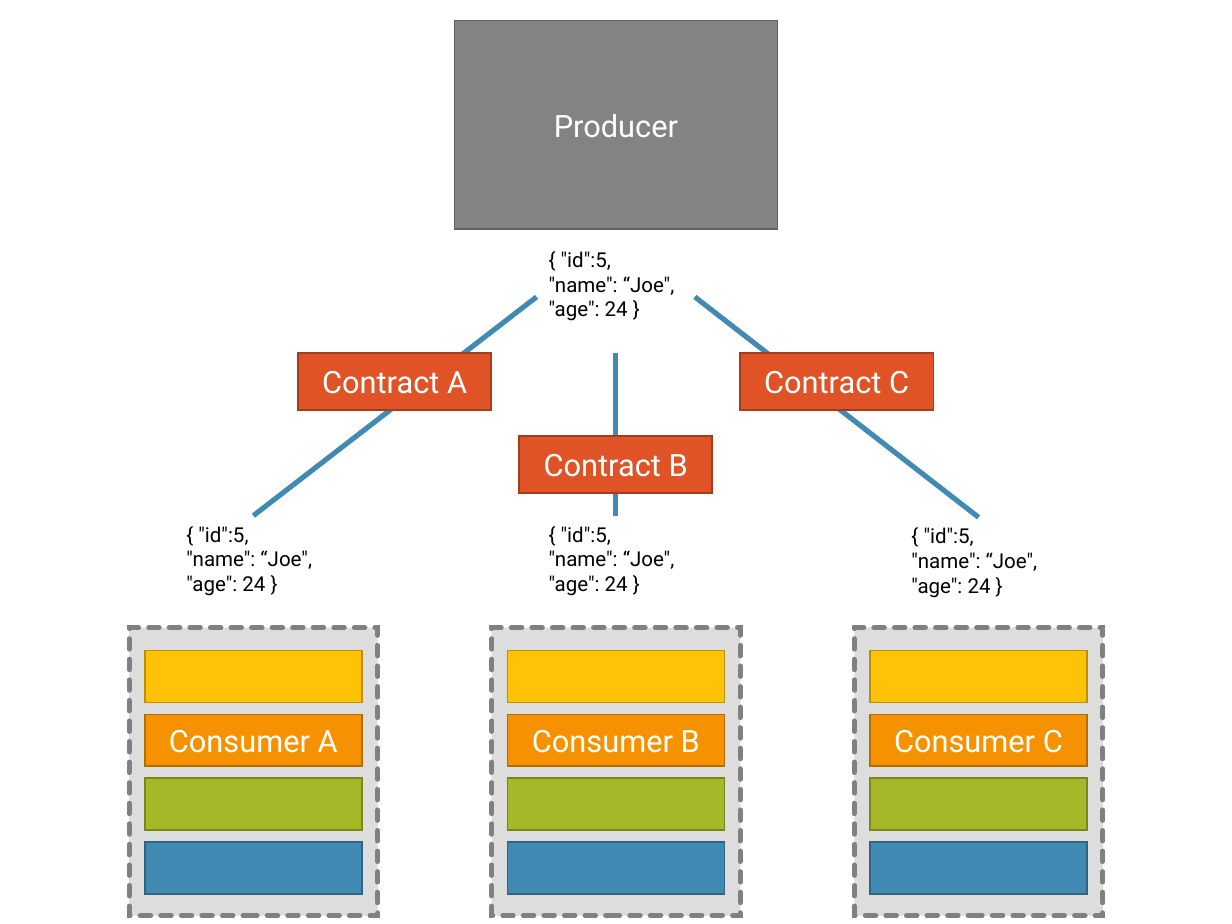
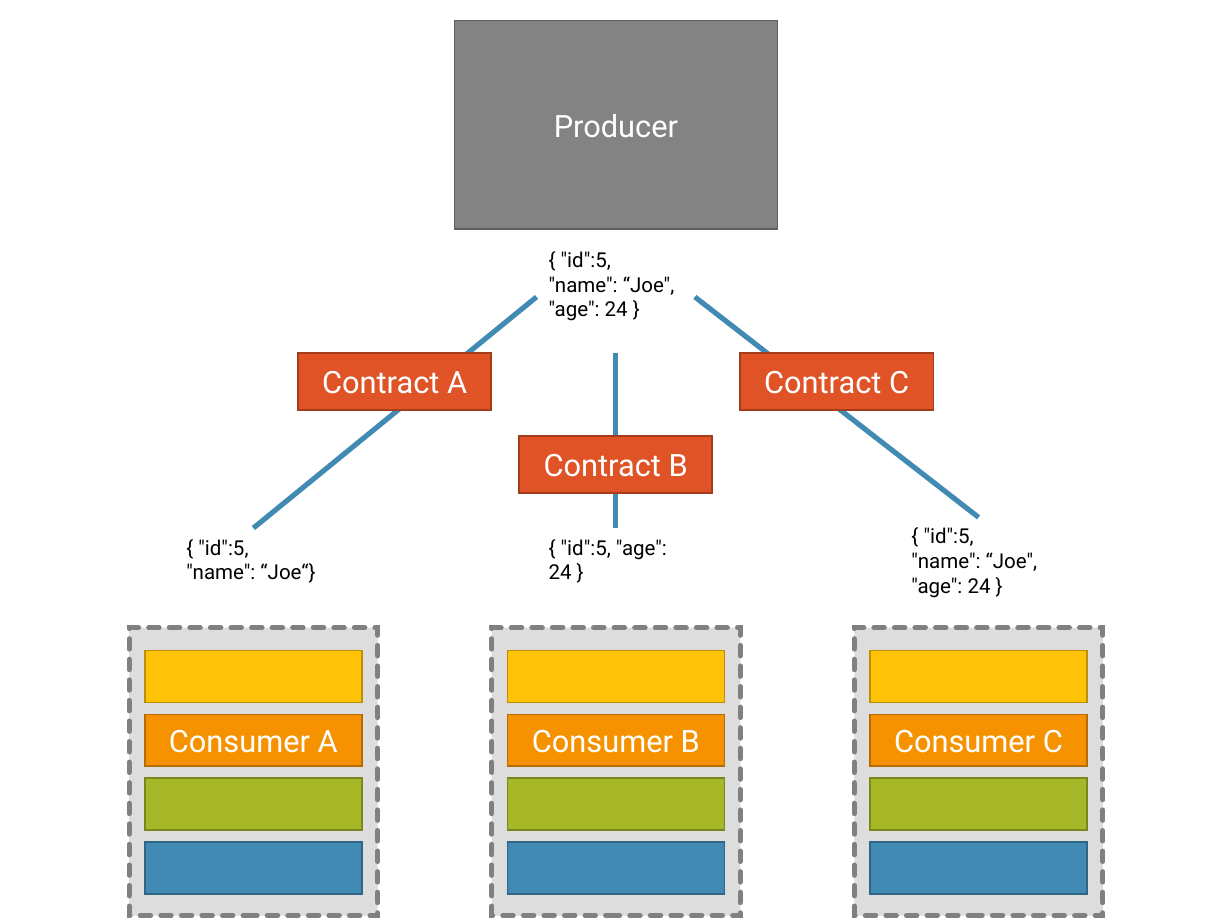
Before and after one commit to FabianWilms/hm-ba, a slide deck: slide 14 of images/ppt/graphics.pptx. Drawn at 1232x924 pixels with LibreOffice and Linux fonts; fonts in the diff are those of the drawing. Boxes give left, top, right and bottom in pixels: in the first picture for what was removed or moved away, otherwise in the second. Text is boxed around its words. In the diff, an @@ line names an element or a change of style, - is before the commit and + after.

```diff
--- a/images/ppt/graphics.pptx
+++ b/images/ppt/graphics.pptx
@@ line moved from (254, 516) - (537, 297) to (254, 529) - (537, 297) @@
@@ line moved from (616, 516) - (616, 352) to (616, 529) - (616, 352) @@
@@ text "{ "id":5,": place and size @@
-text "{ "id":5," at [186, 526, 312, 596]
+text "{ "id":5," at [186, 539, 315, 583]
@@ text "{ "id":5," at [186, 539, 315, 583]: vertical alignment top to middle @@
@@ text "{ "id":5, "age": 24 }" at [549, 539, 667, 579]: vertical alignment top to middle @@
@@ text at [549, 539, 667, 579]: text changed @@
-{ "id":5,
-"name": “Joe",
-"age": 24 }
+{ "id":5, "age": 24 }
@@ text at [186, 563, 315, 583]: text changed @@
-"name": “Joe",
-"age": 24 }
+"name": “Joe“}
```
Also in this commit, not shown: 5 other files.
